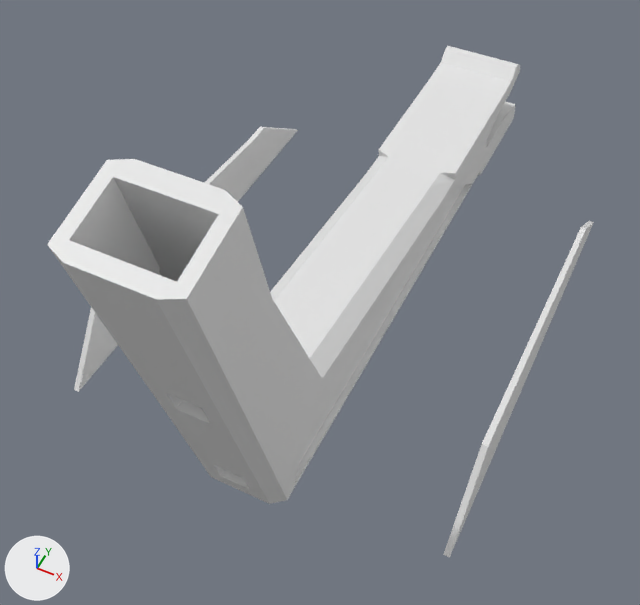
A saved change to the Blender file models/micro-hoops/base/arm-with-logo-plate.blend.
Camera for both pictures: a 50 mm camera at (65.0, -91.0, 188.0) aimed at (0.0, 38.0, 27.0). Lighting does not change. The marker at lower left points along +X, +Y and +Z.

Objects in the first picture: 'arm.001', 'plate.caps', 'plate.caps.001'.
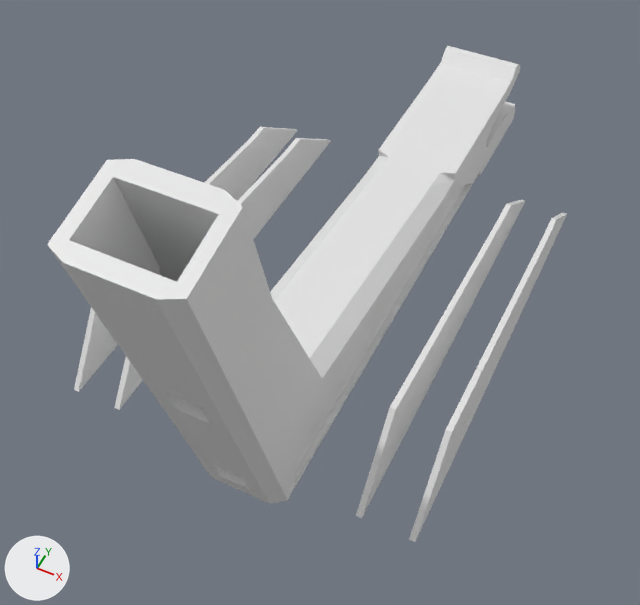
Changed parts and their boxes (x1, y1, x2, y2) in the pictures (640 x 605 px):
'plate.caps.001', moved: before (443, 221, 594, 557); after (409, 212, 567, 542)
'plate-blank-left', added: after (356, 200, 525, 518)
'plate-blank-right', added: after (114, 138, 331, 410)

What changed in the scene script:
```text
Add me_cube_007:
    me_cube_007.from_pydata([(0.05, -0.03, -2.25), (-0.71, -0.03, -1.84), (0.47, -0.03, 7.06), (1.35, -0.03, 4.93), (-0.04, -0.03, -2.97), (-1.09, -0.03, -4.68), (0.05, 0.06, -2.25), (-0.71, 0.06, -1.84), (0.47, 0.06, 7.06), (1.35, 0.06, 4.93), (-0.04, 0.06, -2.97), (-1.09, 0.06, -4.68)], [], [(1, 0, 3, 2), (0, 1, 5, 4), (2, 8, 7, 1), (4, 10, 6, 0), (5, 11, 10, 4), (3, 0, 6, 9), (1, 7, 11, 5), (2, 3, 9, 8), (8, 9, 6, 7), (10, 11, 7, 6)])
Add me_cube_006:
    me_cube_006.from_pydata([(0.05, -0.06, -2.25), (-0.71, -0.06, -1.84), (0.46, -0.06, 7.06), (1.35, -0.06, 4.93), (-0.04, -0.06, -2.97), (-1.09, -0.06, -4.68), (0.05, 0.03, -2.25), (-0.71, 0.03, -1.84), (0.46, 0.03, 7.06), (1.35, 0.03, 4.93), (-0.04, 0.03, -2.97), (-1.09, 0.03, -4.68)], [], [(7, 8, 9, 6), (6, 10, 11, 7), (2, 8, 7, 1), (4, 10, 6, 0), (5, 11, 10, 4), (3, 0, 6, 9), (1, 7, 11, 5), (2, 3, 9, 8), (3, 2, 1, 0), (4, 0, 1, 5)])
Change ob_plate_caps_001:
    ob_plate_caps_001.location: (50.0, 71.2, 13.8) -> (41.8, 71.2, 13.8)
Add ob_plate_blank_right:
    ob_plate_blank_right = bpy.data.objects.new('plate-blank-right', me_cube_007)
    ob_plate_blank_right.location = (-37.5, 71.2, 13.8)
    ob_plate_blank_right.rotation_euler = (0.0, -1.83, 1.571)  # degrees (0, -105, 90)
    ob_plate_blank_right.scale = (19.9, 16.4, 9.94)
Add ob_plate_blank_left:
    ob_plate_blank_left = bpy.data.objects.new('plate-blank-left', me_cube_006)
    ob_plate_blank_left.location = (28.7, 71.2, 13.8)
    ob_plate_blank_left.rotation_euler = (0.0, -1.829, 1.571)  # degrees (0, -105, 90)
    ob_plate_blank_left.scale = (19.9, 16.4, 9.94)
```
